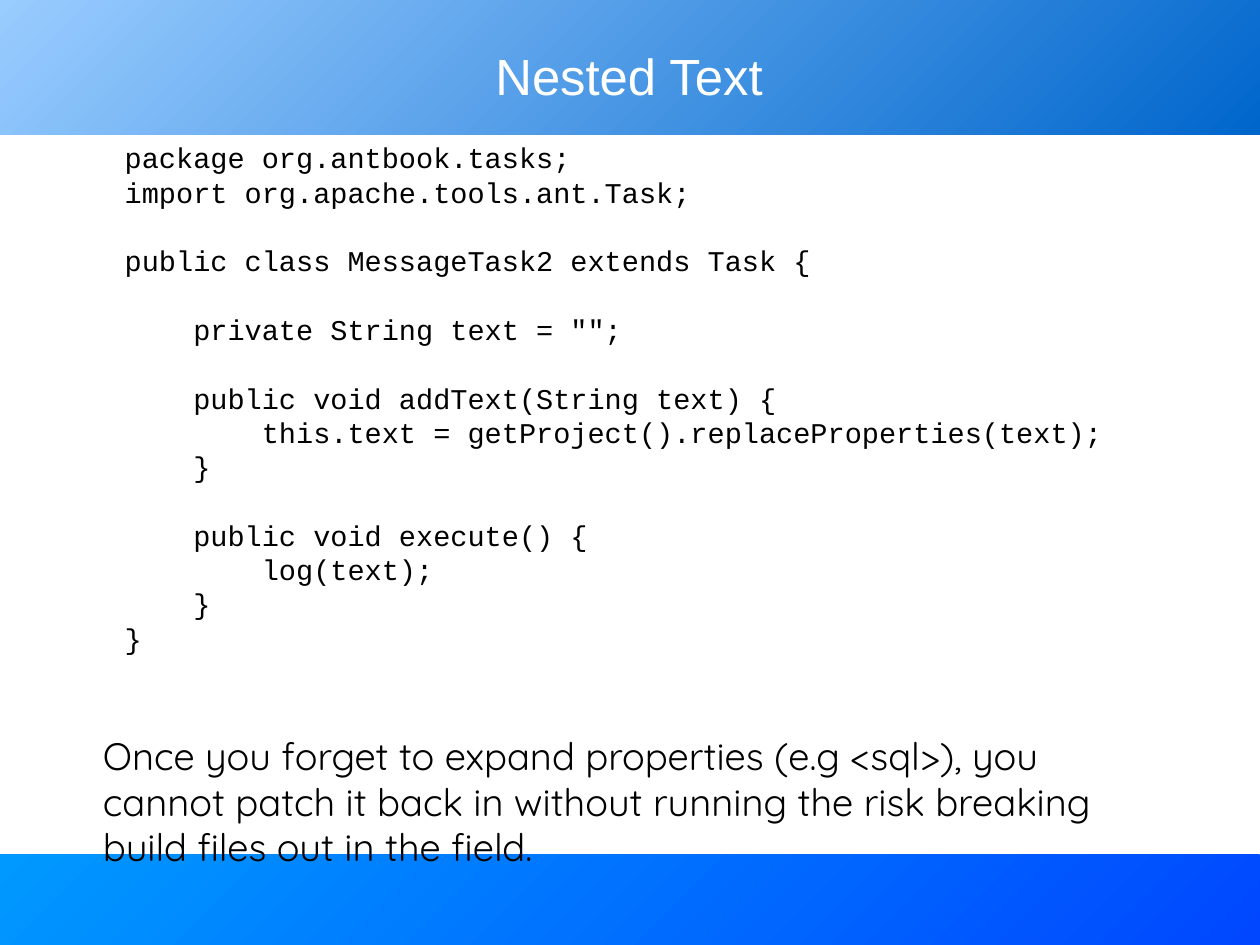
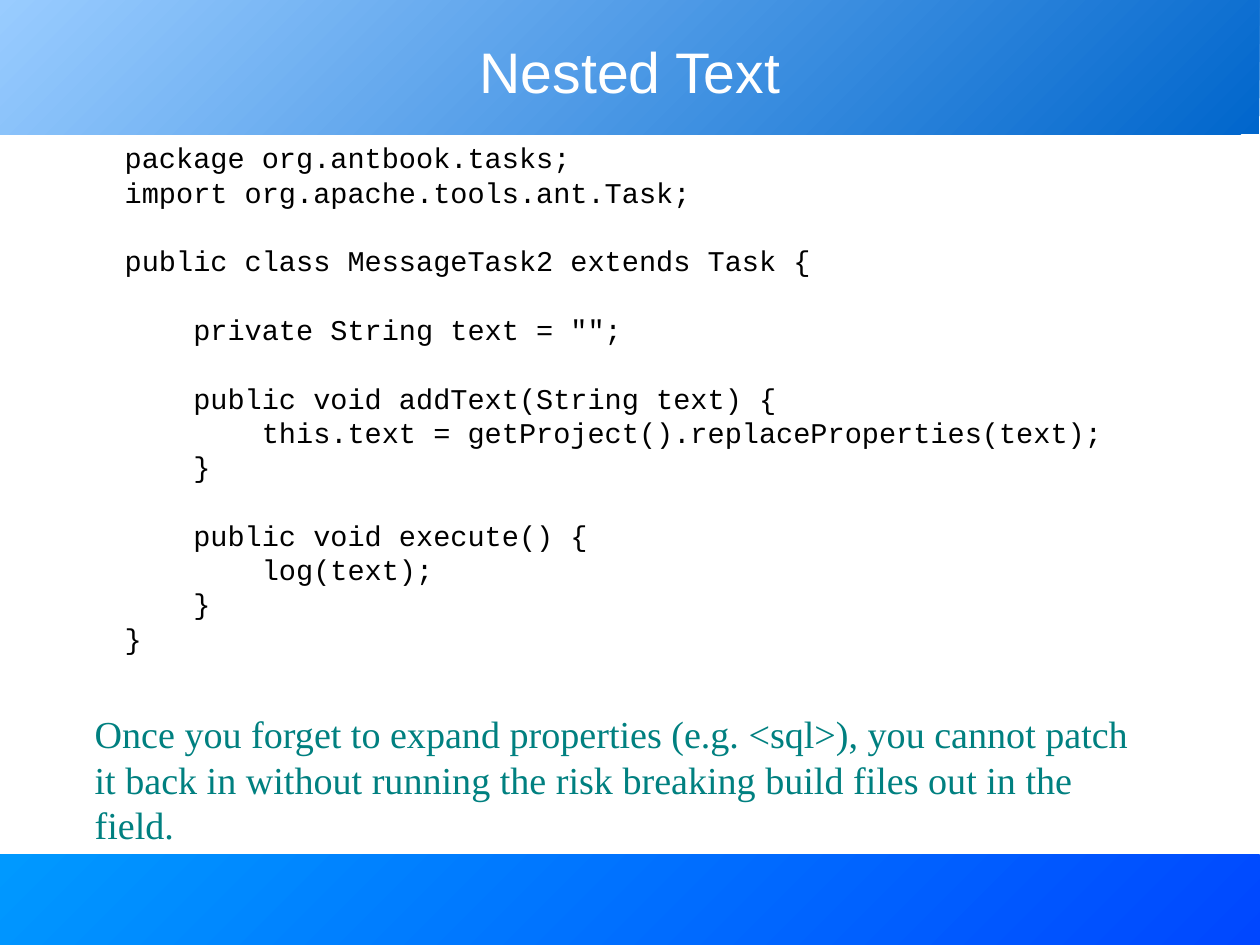
Before and after one commit to BeatrizTercero/repoSvnAnt, a slide deck: slide 19 of core/trunk/docs/slides/extending_ant.odp. Drawn at 1260x945 pixels with LibreOffice and Linux fonts; fonts in the diff are those of the drawing. Boxes give left, top, right and bottom in pixels: in the first picture for what was removed or moved away, otherwise in the second. Text is boxed around its words. In the diff, an @@ line names an element or a change of style, - is before the commit and + after.

```diff
--- a/core/trunk/docs/slides/extending_ant.odp
+++ b/core/trunk/docs/slides/extending_ant.odp
@@ title "Nested Text": place and size @@
-title "Nested Text" at box(495, 58, 762, 96)
+title "Nested Text" at box(480, 51, 780, 94)
@@ title "Nested Text" at box(480, 51, 780, 94): size 32 to 36 pt; vertical alignment top to middle @@
@@ text at box(95, 721, 1127, 840): text changed; font Quicksand to Times New Roman; text colour #000000 to #008080 @@
-Once you forget to expand properties (e.g <sql>), you cannot patch it back in without running the risk breaking build files out in the field.
+Once you forget to expand properties (e.g. <sql>), you cannot patch it back in without running the risk breaking build files out in the field.
```
Also in this commit, not shown: 29 other slides changed.
